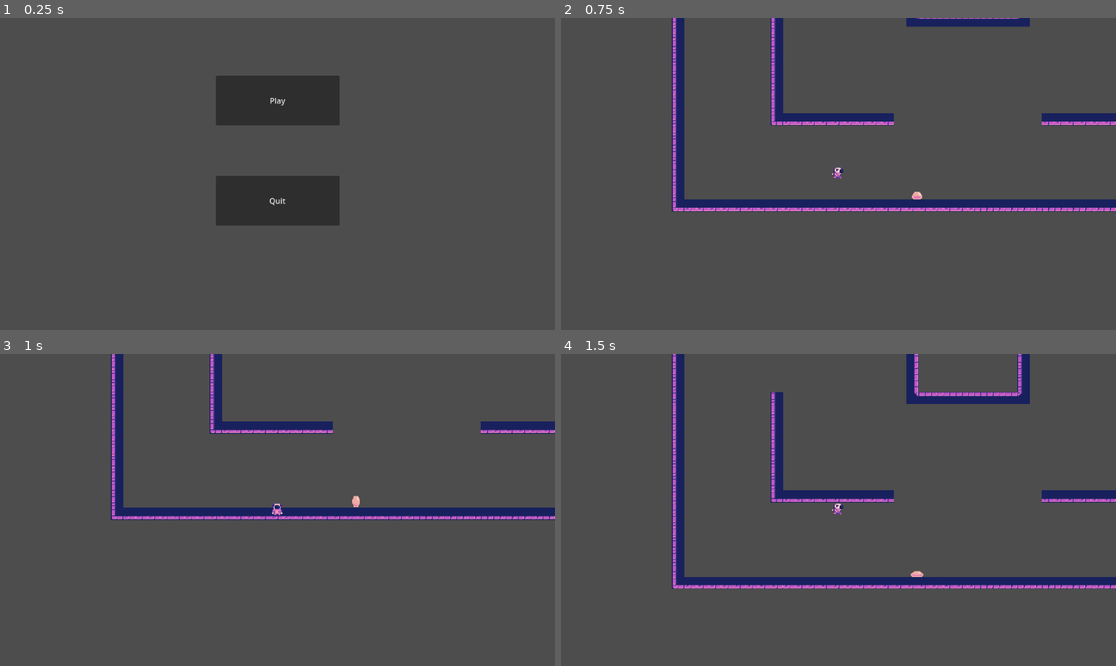
Above: before the commit, frames 1-4 (two rows, left to right).
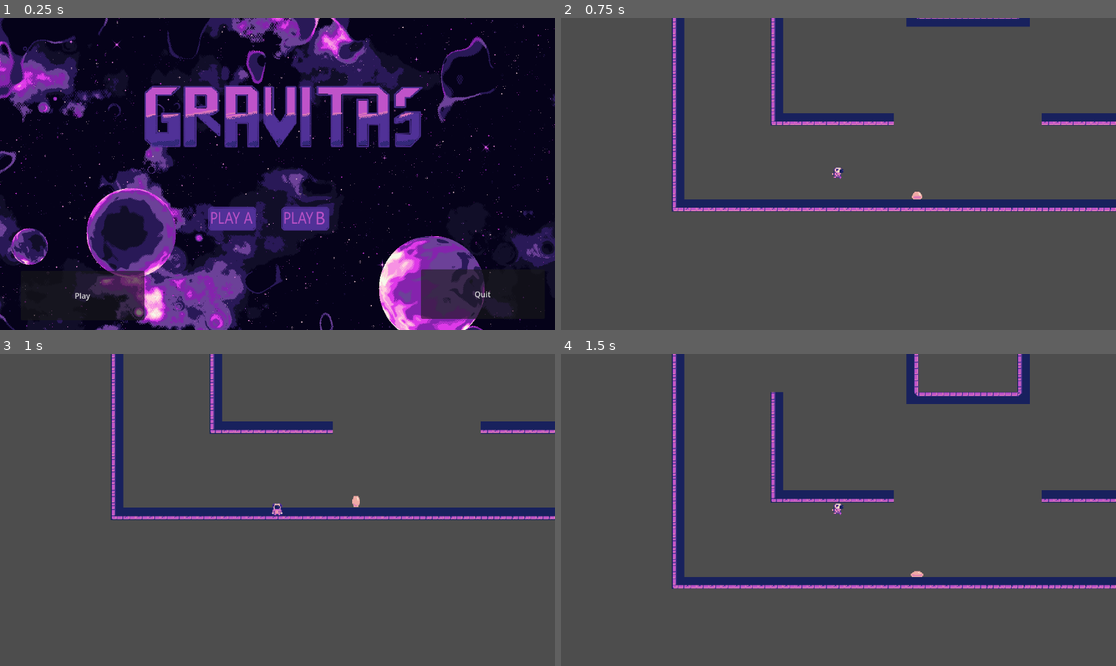
Above: after the commit, the same moments.

Repository: eeroleppalehto/Gravitas
Game: Godot game, scene res://scenes/Main.tscn
Same seed, same stepped clock (60 frames per second), same inputs: the game is played once before the commit and once after it.
Inputs:
- Up to frame 1 (0.25 s): no input
- Up to frame 2 (0.75 s): click "Play" at 0.5 s
- Up to frame 3 (1 s): no input
- Up to frame 4 (1.5 s): tap Enter (ui_accept) at 1.25 s; hold Right (ui_right) from 1.28 s (still down)

The runs differ from the first frame. In frame 1, 100% of the frame differs, in the area x 0-100%, y 0-100%; in frame 2, nothing differs; in frame 3, nothing differs; in frame 4, nothing differs.

Commit message:
Graphics
Main Menu graphics and texture buttons. no code attached to buttons

Diff:
--- a/gravitas/scenes/Main.tscn
+++ b/gravitas/scenes/Main.tscn
@@ -1,23 +1,59 @@
-[gd_scene load_steps=2 format=3 uid="uid://mhsam3osiajk"]
+[gd_scene load_steps=8 format=3 uid="uid://mhsam3osiajk"]
 
 [ext_resource type="Script" path="res://Scripts/Main.gd" id="1_l6bxj"]
+[ext_resource type="Texture2D" uid="uid://dfis4l0r05an5" path="res://Assets/Gravitas_assets/Space Background.png" id="2_m1wda"]
+[ext_resource type="Texture2D" uid="uid://cuvldl3dj34a0" path="res://Assets/Gravitas_assets/playAidle.png" id="3_dyeg1"]
+[ext_resource type="Texture2D" uid="uid://dgkibts2as8ig" path="res://Assets/Gravitas_assets/playBidle.png" id="3_ycnet"]
+[ext_resource type="Texture2D" uid="uid://mifa48s3cfkp" path="res://Assets/Gravitas_assets/playAhover.png" id="4_75s1w"]
+[ext_resource type="Texture2D" uid="uid://bw1ivofxgnr25" path="res://Assets/Gravitas_assets/playBhover.png" id="4_yvdtl"]
+[ext_resource type="Texture2D" uid="uid://d1htvo84e3kxw" path="res://Assets/Gravitas_assets/GravitasLogoV1.png" id="5_5sgys"]
 
 [node name="Main" type="Node2D"]
 script = ExtResource("1_l6bxj")
 
+[node name="SpaceBackground" type="Sprite2D" parent="."]
+position = Vector2(575, 334)
+texture = ExtResource("2_m1wda")
+
 [node name="Play" type="Button" parent="."]
-offset_left = 448.0
-offset_top = 120.0
-offset_right = 705.0
-offset_bottom = 223.0
+offset_left = 43.0
+offset_top = 525.0
+offset_right = 300.0
+offset_bottom = 628.0
 text = "Play"
 
 [node name="Quit" type="Button" parent="."]
-offset_left = 448.0
-offset_top = 328.0
-offset_right = 705.0
-offset_bottom = 431.0
+offset_left = 874.0
+offset_top = 522.0
+offset_right = 1131.0
+offset_bottom = 625.0
 text = "Quit"
+
+[node name="PlayB" type="TextureButton" parent="."]
+offset_left = 584.0
+offset_top = 392.0
+offset_right = 684.0
+offset_bottom = 442.0
+texture_normal = ExtResource("3_ycnet")
+texture_hover = ExtResource("4_yvdtl")
+
+[node name="PlayA" type="TextureButton" parent="."]
+anchors_preset = -1
+anchor_left = -0.704
+anchor_top = -0.689
+anchor_right = -0.704
+anchor_bottom = -0.689
+offset_left = 432.0
+offset_top = 392.0
+offset_right = 535.0
+offset_bottom = 443.0
+texture_normal = ExtResource("3_dyeg1")
+texture_hover = ExtResource("4_75s1w")
+
+[node name="GravitasLogoV1" type="Sprite2D" parent="."]
+position = Vector2(594, 218)
+scale = Vector2(1.806, 1.6)
+texture = ExtResource("5_5sgys")
 
 [connection signal="pressed" from="Play" to="." method="_on_play_pressed"]
 [connection signal="pressed" from="Quit" to="." method="_on_quit_pressed"]
Binary file added: gravitas/Assets/Gravitas_assets/GravitasLogoV1.png
Binary file added: gravitas/Assets/Gravitas_assets/Space Background.png
Binary file added: gravitas/Assets/Gravitas_assets/playAhover.png
Binary file added: gravitas/Assets/Gravitas_assets/playAidle.png
Binary file added: gravitas/Assets/Gravitas_assets/playBhover.png
Binary file added: gravitas/Assets/Gravitas_assets/playBidle.png
Not shown: 1 places in gravitas/scenes/collectableItems.tscn that only renumber resources
Not shown: 1 places in gravitas/scenes/player.tscn that only renumber resources
Not shown: 1 places in gravitas/scenes/world.tscn that only renumber resources
